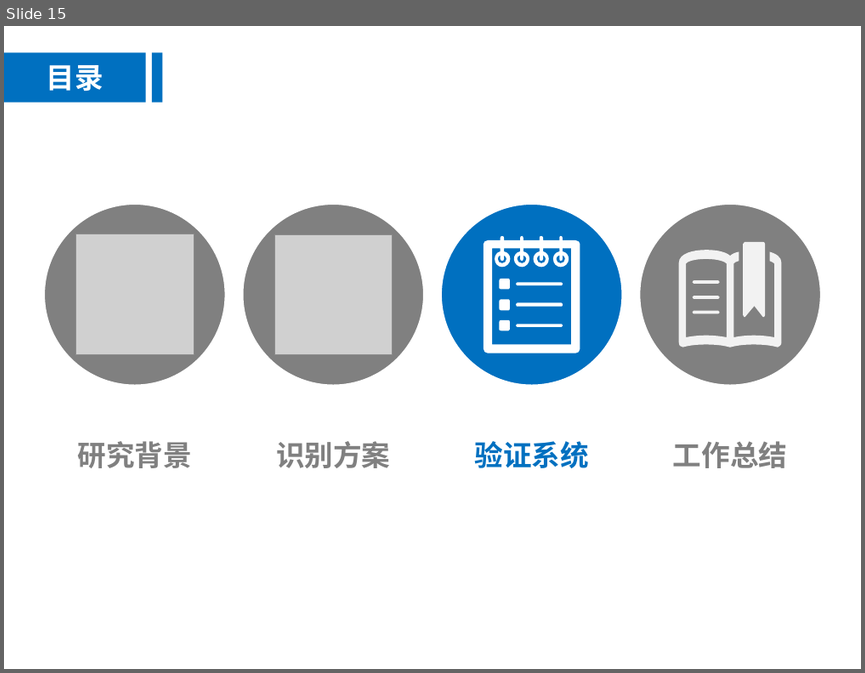
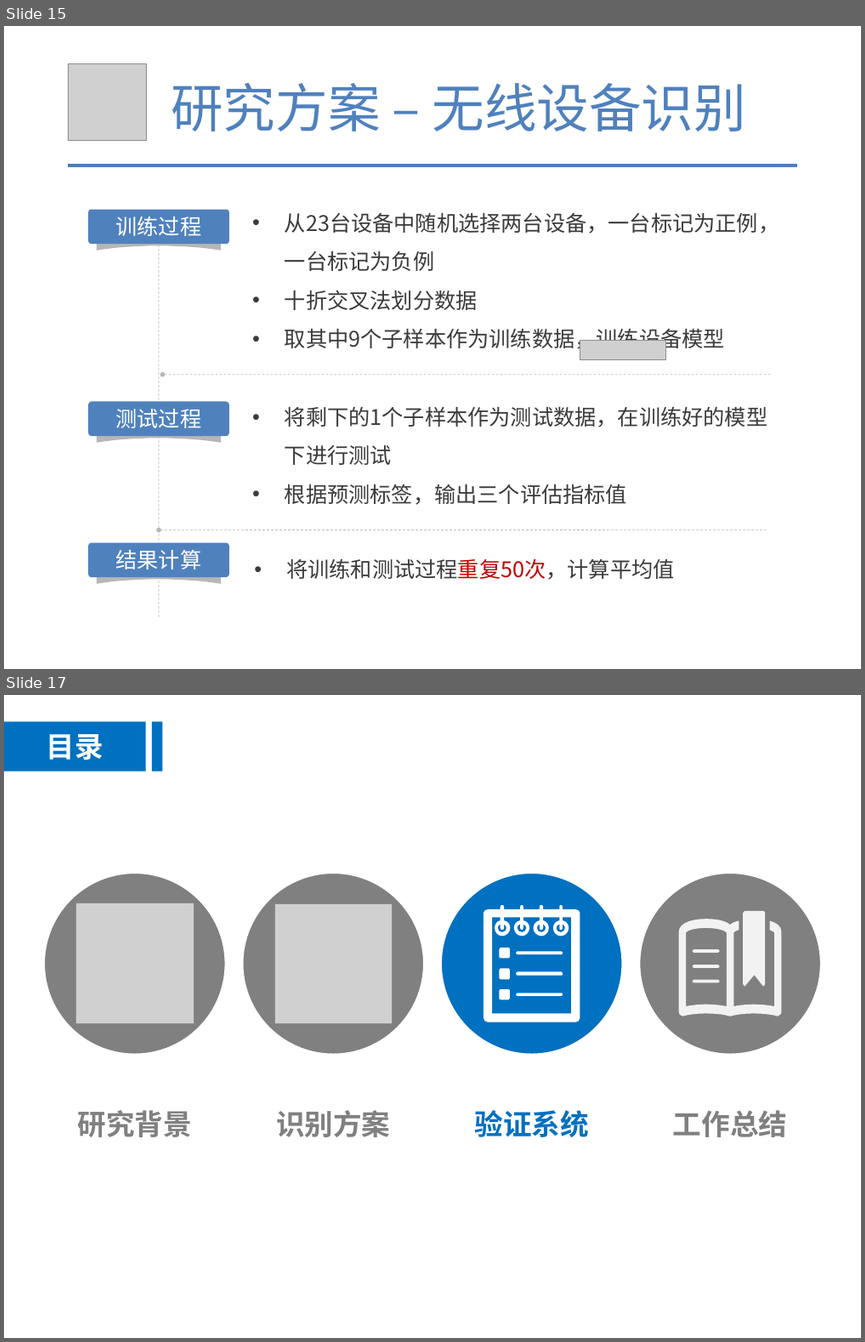
Before and after one commit to tianwen2017111/graduate_git, a slide deck: 余天文-硕5033班.pptx. Shown one above the other, each under a label of ours: slide 15 before the commit, slides 15 and 17 after it; the slides between them are not shown. The pictures are 865x673 and 865x1342 pixels, drawn with LibreOffice and Linux fonts; fonts in the diff are those of the drawing; grey boxes stand for pictures. Boxes give left, top, right and bottom in pixels: in the first picture for what was removed or moved away, otherwise in the second. Text is boxed around its words. In the diff, an @@ line names an element or a change of style, - is before the commit and + after.

```diff
--- a/余天文-硕5033班.pptx
+++ b/余天文-硕5033班.pptx
@@ slide 15 added at (4,26,861,669), background #FFFFFF @@
@@ picture added at (69,63,146,141) @@
@@ text added at (171,83,747,131), 44 pt, text #4F81BD @@
+研究方案 – 无线设备识别
@@ line added from (69, 165) to (796, 165), #4B7EBC 3 pt @@
@@ rounded rectangle added at (88,210,228,244), fill #4F81BD, 18 pt, text #FFFFFF @@
+训练过程
@@ text added at (284,213,779,352), 18 pt, text #3B3B3B @@
+• 从23台设备中随机选择两台设备，一台标记为正例，一台标记为负例
+• 十折交叉法划分数据
+• 取其中9个子样本作为训练数据，训练设备模型
@@ freeform shape added at (97,233,221,250), fill #B6B6B6 @@
@@ line added from (159, 232) to (159, 618), #B6B6B6 0.5 pt dashed @@
@@ picture added at (579,340,665,360) @@
@@ arrow added from (770, 374) to (162, 374), #B6B6B6 0.5 pt dashed @@
@@ rounded rectangle added at (88,402,228,436), fill #4F81BD, 18 pt, text #FFFFFF @@
+测试过程
@@ text added at (284,407,767,505), 18 pt, text #3B3B3B @@
+• 将剩下的1个子样本作为测试数据，在训练好的模型下进行测试
+• 根据预测标签，输出三个评估指标值
@@ freeform shape added at (97,426,221,442), fill #B6B6B6 @@
@@ arrow added from (766, 530) to (159, 530), #B6B6B6 0.5 pt dashed @@
@@ rounded rectangle added at (88,543,228,577), fill #4F81BD, 18 pt, text #FFFFFF @@
+结果计算
@@ text added at (286,559,674,579), 18 pt, text #3B3B3B @@
+• 将训练和测试过程重复50次，计算平均值
@@ freeform shape added at (97,567,221,583), fill #B6B6B6 @@
@@ what was slide 15 is now slide 17 @@
```
Also in this commit, not shown: 6 slides changed, 9 other slides added, 10 slides removed, 3 other files.
